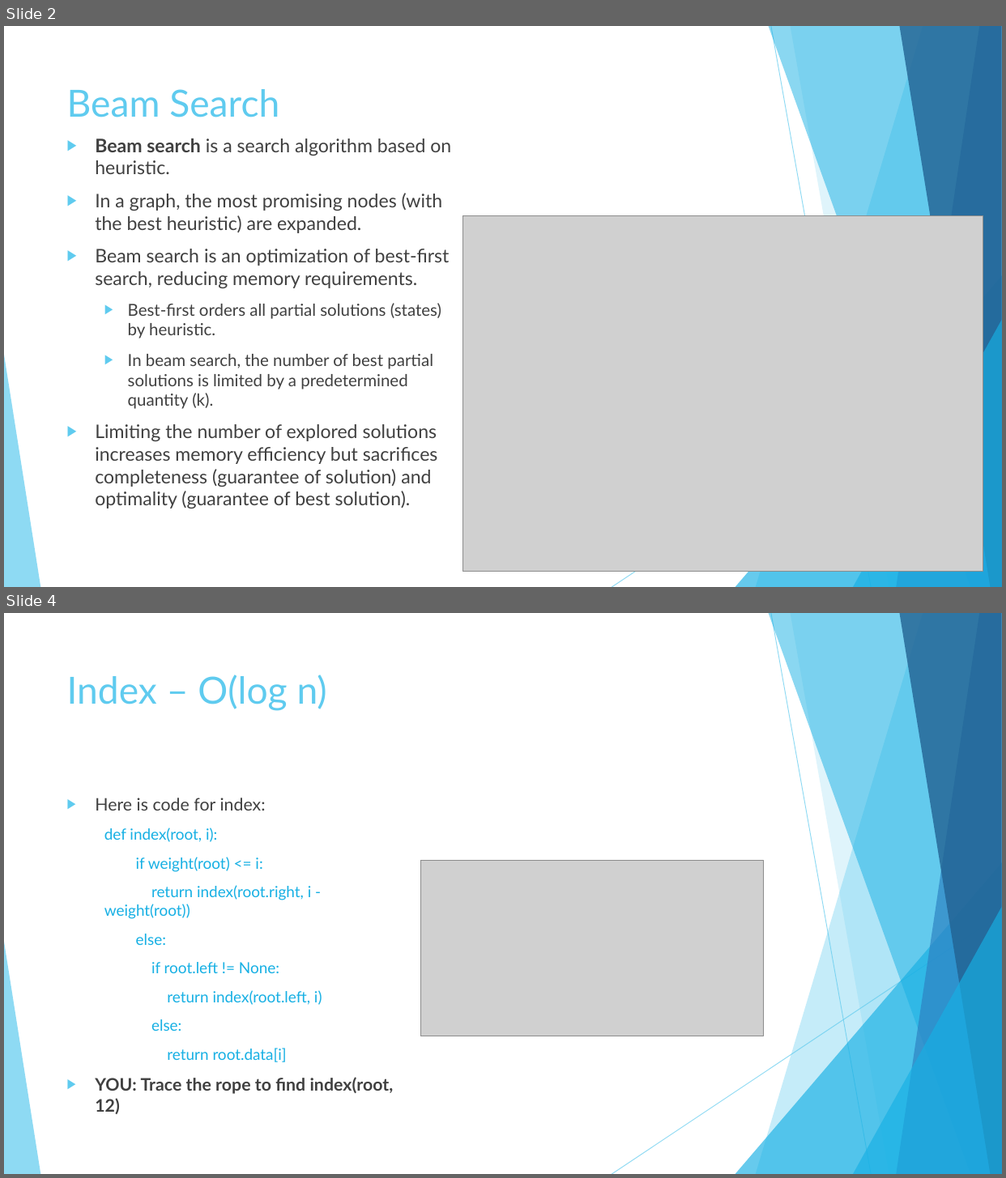
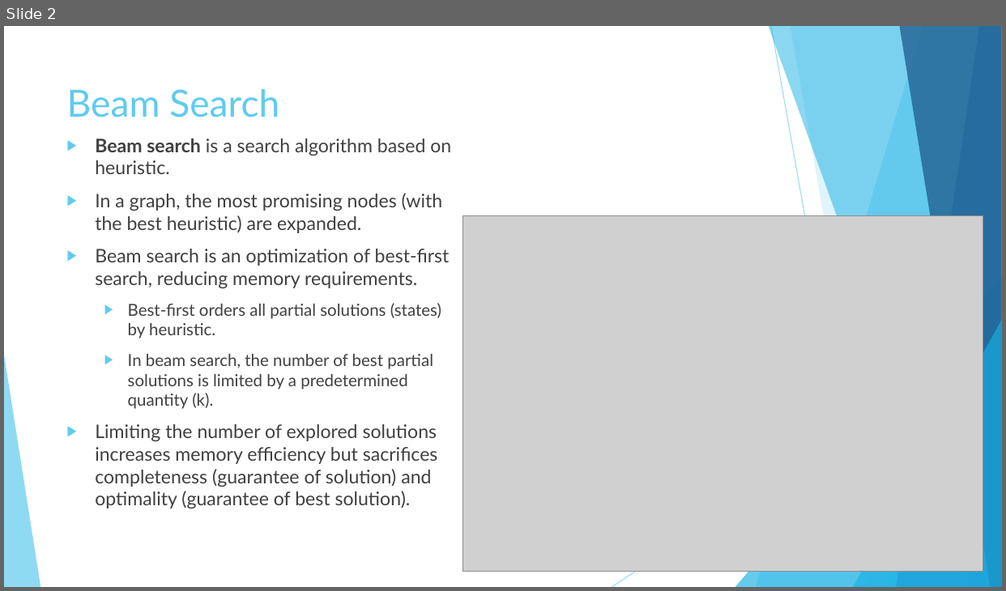
Before and after one commit to nbelliot/comp401, a slide deck: presentation2/Presentation.pptx. Shown one above the other, each under a label of ours: slides 2 and 4 before the commit, slide 2 after it; the slides between them are not shown. The pictures are 1006x1178 and 1006x591 pixels, drawn with LibreOffice and Linux fonts; fonts in the diff are those of the drawing; grey boxes stand for pictures. Boxes give left, top, right and bottom in pixels: in the first picture for what was removed or moved away, otherwise in the second. Text is boxed around its words. In the diff, an @@ line names an element or a change of style, - is before the commit and + after.

```diff
--- a/presentation2/Presentation.pptx
+++ b/presentation2/Presentation.pptx
@@ slide 4 removed at [4, 613, 1002, 1174], background #FFFFFF; not listed: 10 template elements that a slide beside it also shows @@
@@ title removed at [67, 675, 327, 711] @@
-Index – O(log n)
@@ text removed at [95, 798, 394, 1114] @@
-▶ Here is code for index:
-  def index(root, i):
-  if weight(root) <= i:
-  return index(root.right, i - weight(root))
-  else:
-  if root.left != None:
-  return index(root.left, i)
-  else:
-  return root.data[i]
-▶ YOU: Trace the rope to find index(root, 12)
@@ picture removed at [421, 861, 764, 1037] @@
```
Also in this commit, not shown: 2 slides changed, 2 slides added, 5 other slides removed.
